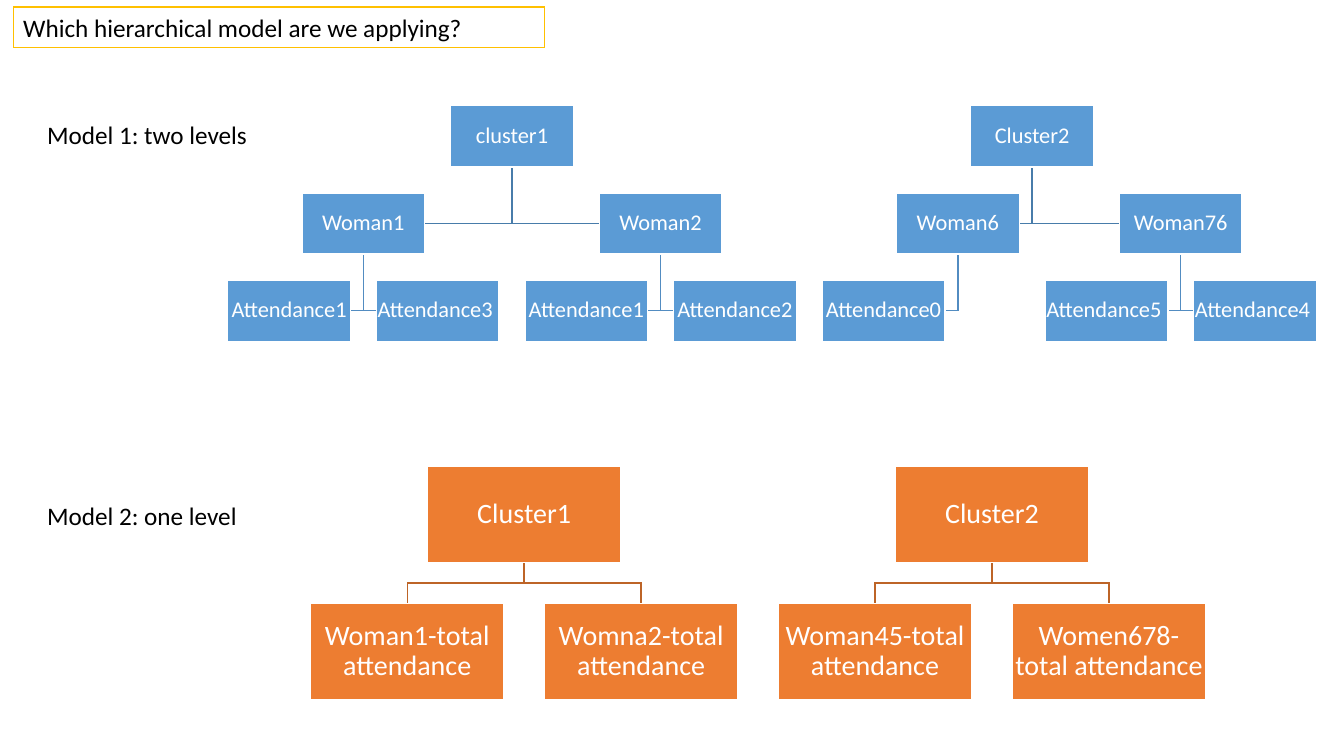
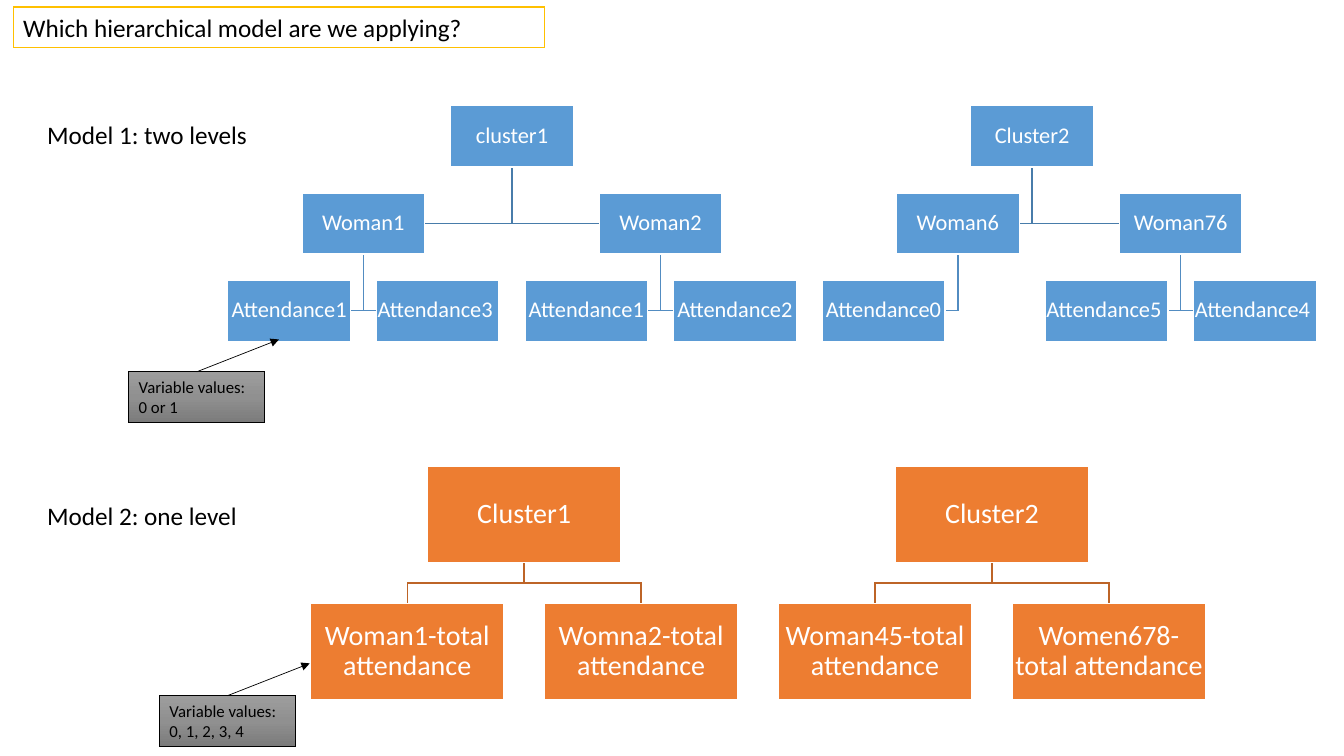
Before and after one commit to lila-papadopoulou/EregCom_Trial2, a slide deck: slide 1 of which hierarchical model.pptx. Drawn at 1344x756 pixels with LibreOffice and Linux fonts; fonts in the diff are those of the drawing. Boxes give left, top, right and bottom in pixels: in the first picture for what was removed or moved away, otherwise in the second. Text is boxed around its words. In the diff, an @@ line names an element or a change of style, - is before the commit and + after.

Commit message:
update file to include the outcome variable values

```diff
--- a/which hierarchical model.pptx
+++ b/which hierarchical model.pptx
@@ arrow added from (197, 372) to (279, 340), #000000 0.5 pt @@
@@ rectangle added at <box>129,372,265,422</box>, fill gradient #9D9D9D to #909090 to #7C7C7C, outline #000000 0.5 pt, 12 pt, text #000000 @@
+Variable values: 0 or 1
@@ arrow added from (228, 696) to (310, 663), #000000 0.5 pt @@
@@ rectangle added at <box>159,696,295,746</box>, fill gradient #9D9D9D to #909090 to #7C7C7C, outline #000000 0.5 pt, 12 pt, text #000000 @@
+Variable values: 0, 1, 2, 3, 4
```
